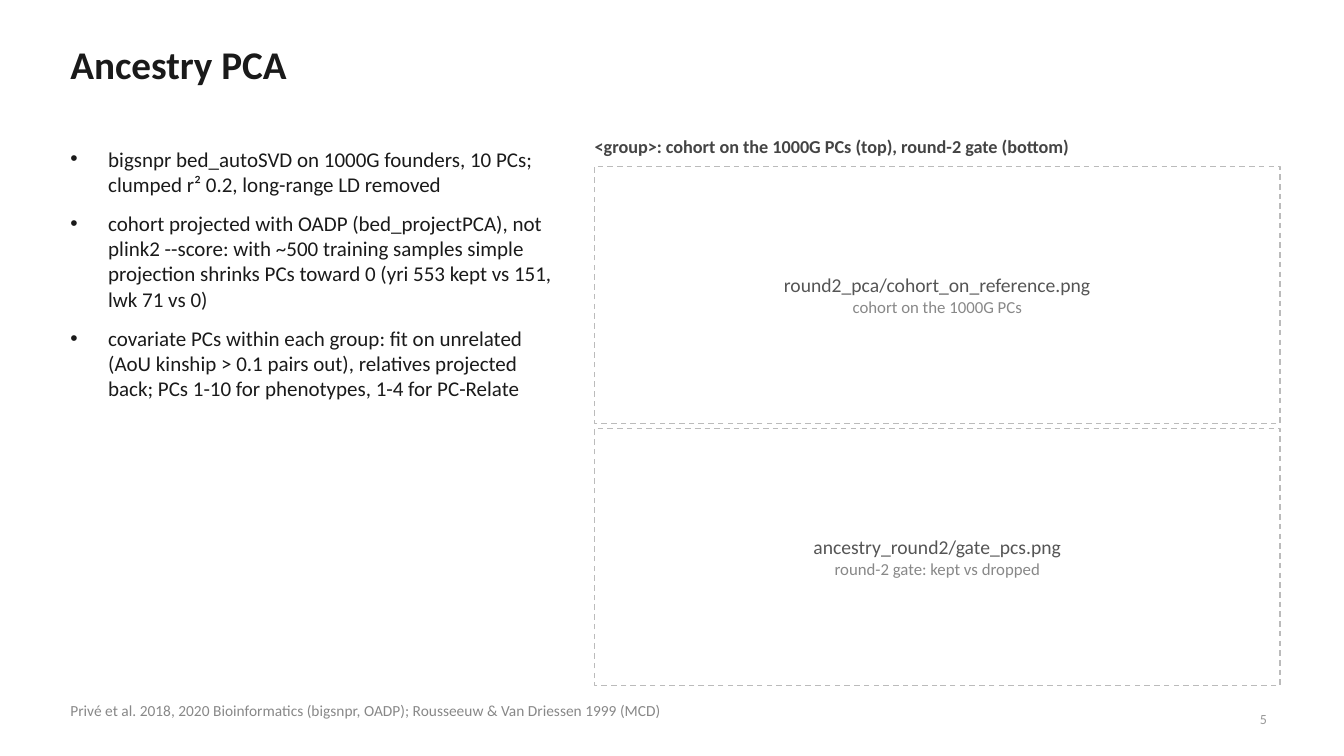
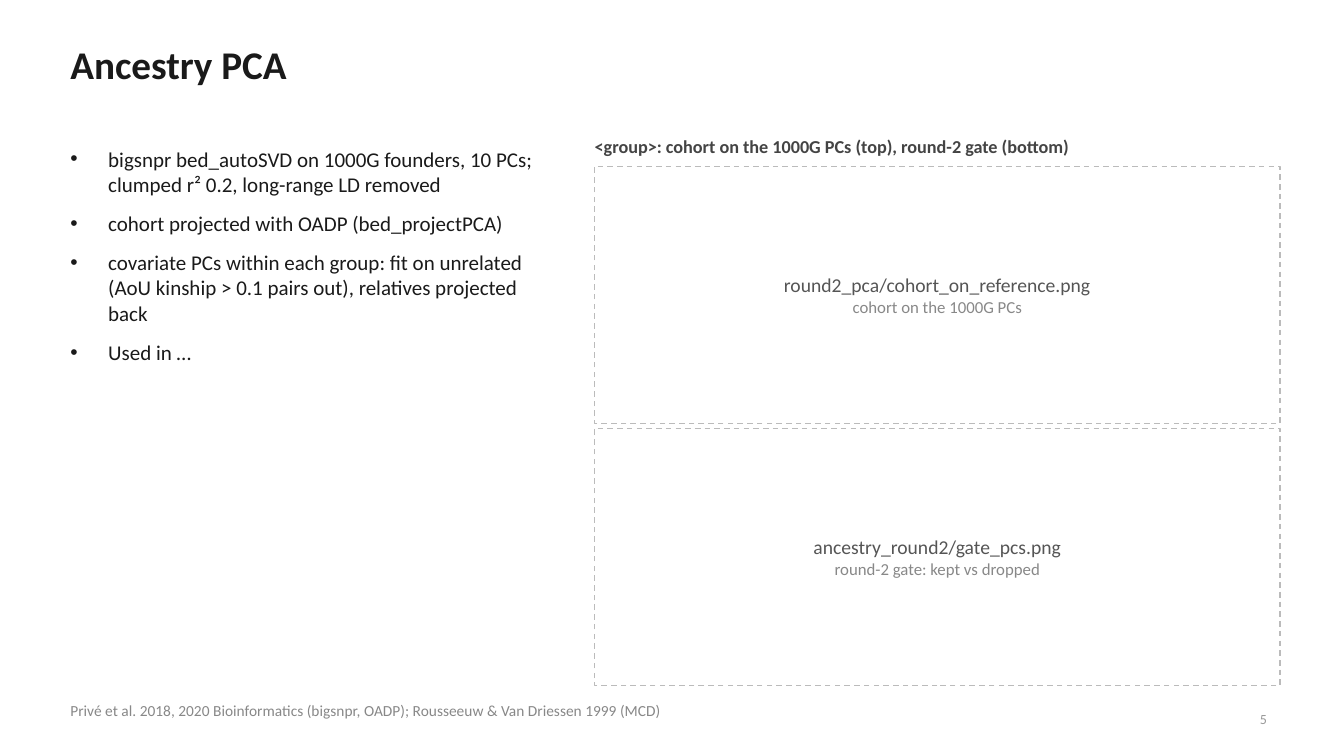
Before and after one commit to mkiravn/aou-covariance, a slide deck: slide 5 of slides/relatedness_condensed.pptx. Drawn at 1344x756 pixels with LibreOffice and Linux fonts; fonts in the diff are those of the drawing. Boxes give left, top, right and bottom in pixels: in the first picture for what was removed or moved away, otherwise in the second. Text is boxed around its words. In the diff, an @@ line names an element or a change of style, - is before the commit and + after.

```diff
--- a/slides/relatedness_condensed.pptx
+++ b/slides/relatedness_condensed.pptx
@@ text at box(108, 216, 522, 360): text changed @@
-• cohort projected with OADP (bed_projectPCA), not plink2 --score: with ~500 training samples simple projection shrinks PCs toward 0 (yri 553 kept vs 151, lwk 71 vs 0)
-• covariate PCs within each group: fit on unrelated (AoU kinship > 0.1 pairs out), relatives projected back; PCs 1-10 for phenotypes, 1-4 for PC-Relate
+• cohort projected with OADP (bed_projectPCA)
+• covariate PCs within each group: fit on unrelated (AoU kinship > 0.1 pairs out), relatives projected back
+• Used in …
```
Also in this commit, not shown: 1 other file.
